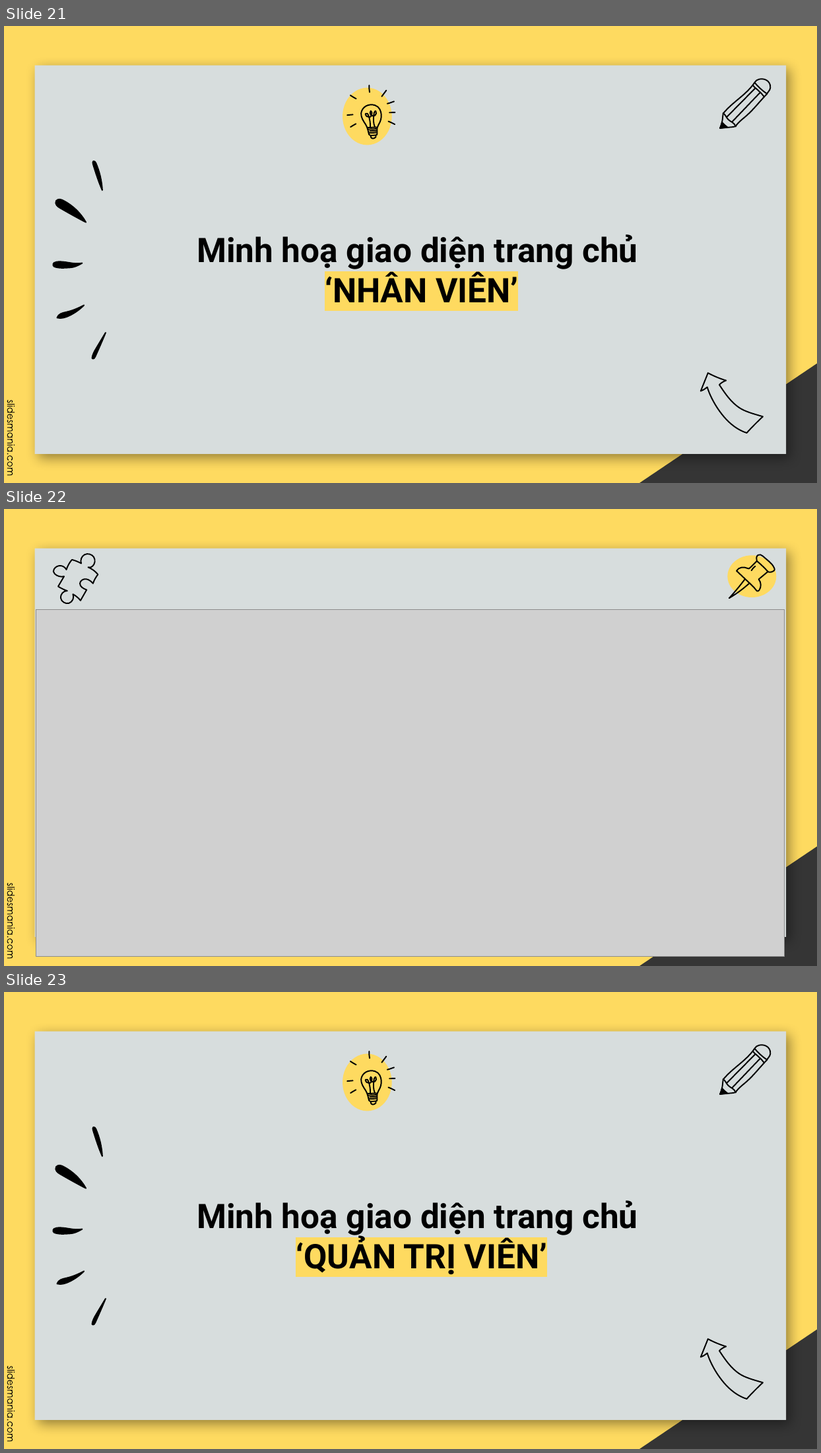
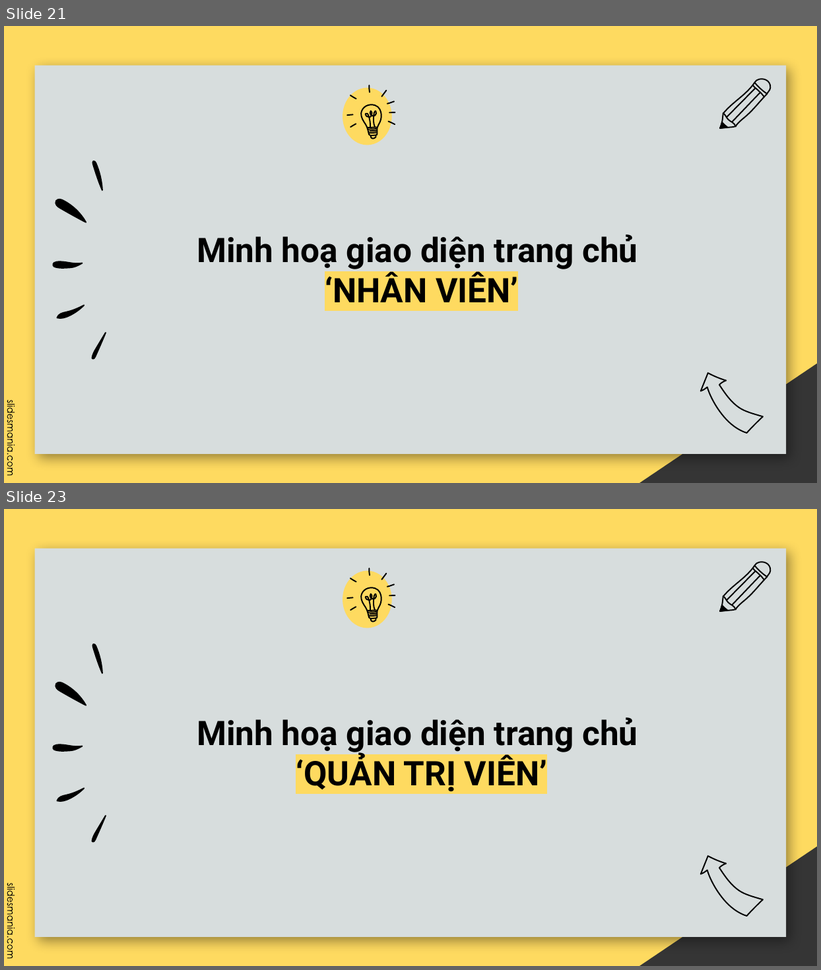
Before and after one commit to b1910319/NienLuan_Nganh, a slide deck: slide_nienluan.pptx. Shown one above the other, each under a label of ours: slides 21, 22 and 23 before the commit, slides 21 and 23 after it; the slides between them are not shown. The pictures are 821x1453 and 821x970 pixels, drawn with LibreOffice and Linux fonts; fonts in the diff are those of the drawing; grey boxes stand for pictures; background and template pictures are left out. Boxes give left, top, right and bottom in pixels: in the first picture for what was removed or moved away, otherwise in the second. Text is boxed around its words. In the diff, an @@ line names an element or a change of style, - is before the commit and + after.

```diff
--- a/slide_nienluan.pptx
+++ b/slide_nienluan.pptx
@@ slide 22 removed at (4,509,817,966), background #FEDA60; not listed: 3 template elements that a slide beside it also shows @@
@@ freeform shape removed at (42,542,104,610) @@
@@ ellipse removed at (728,555,777,597) @@
@@ group removed at (729,555,775,598): 4 freeform shapes @@
@@ picture removed at (36,609,785,957) @@
```
Also in this commit, not shown: 5 slides changed, 2 slides added, 1 other slide removed, 12 other files.
